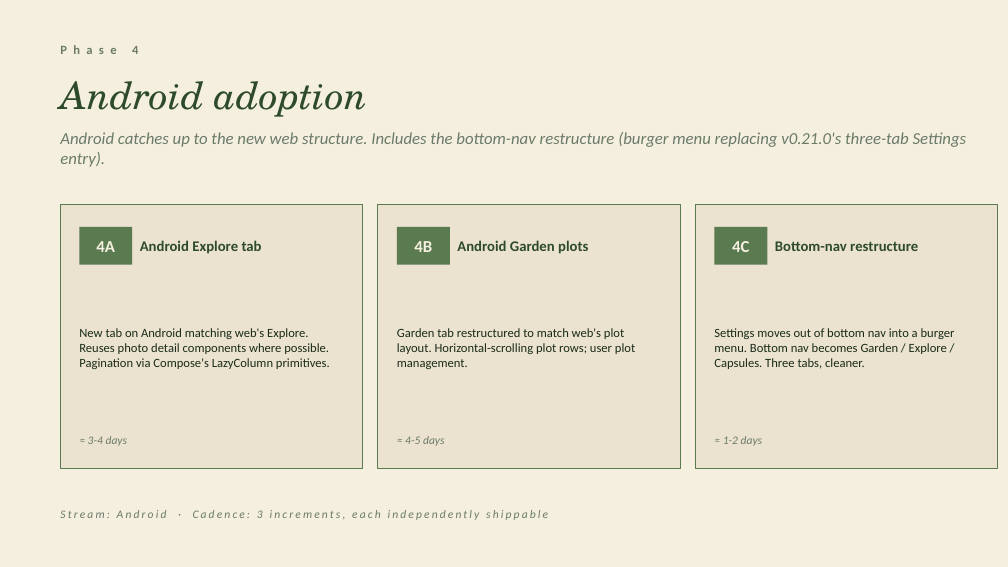
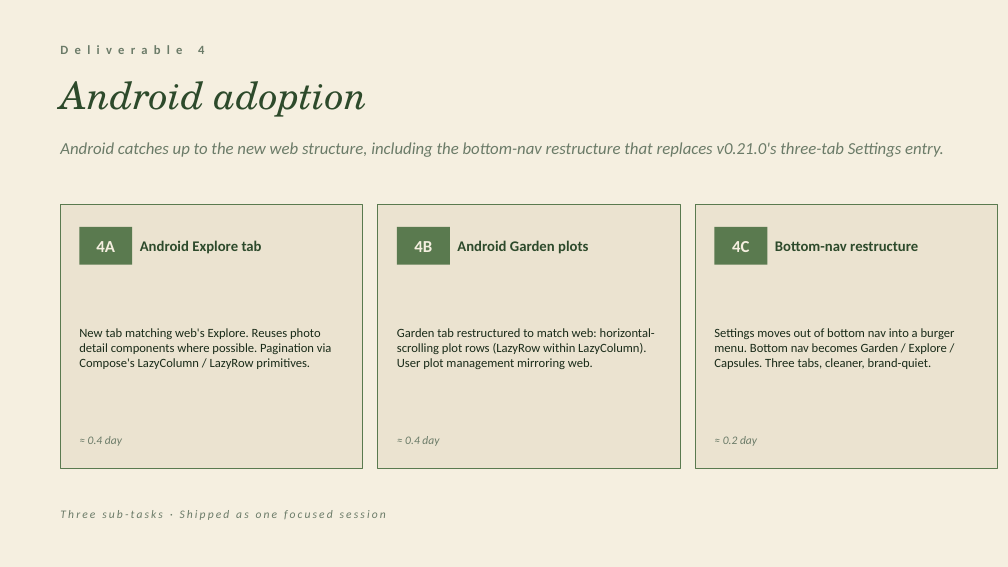
Before and after one commit to bacalv/Heirlooms, a slide deck: slide 9 of docs/presentations/Garden_Explore_Plan.pptx. Drawn at 1008x567 pixels with LibreOffice and Linux fonts; fonts in the diff are those of the drawing. Boxes give left, top, right and bottom in pixels: in the first picture for what was removed or moved away, otherwise in the second. Text is boxed around its words. In the diff, an @@ line names an element or a change of style, - is before the commit and + after.

```diff
--- a/docs/presentations/Garden_Explore_Plan.pptx
+++ b/docs/presentations/Garden_Explore_Plan.pptx
@@ text at [198,46,204,54]: text changed @@
-Phase 4
+Deliverable 4
@@ text at [60,142,944,157]: text changed @@
-Android catches up to the new web structure. Includes the bottom-nav restructure (burger menu replacing v0.21.0's three-tab Settings entry).
+Android catches up to the new web structure, including the bottom-nav restructure that replaces v0.21.0's three-tab Settings entry.
@@ text at [79,328,332,369]: text changed @@
-New tab on Android matching web's Explore. Reuses photo detail components where possible. Pagination via Compose's LazyColumn primitives.
+New tab matching web's Explore. Reuses photo detail components where possible. Pagination via Compose's LazyColumn / LazyRow primitives.
@@ text at [397,328,655,369]: text changed @@
-Garden tab restructured to match web's plot layout. Horizontal-scrolling plot rows; user plot management.
+Garden tab restructured to match web: horizontal-scrolling plot rows (LazyRow within LazyColumn). User plot management mirroring web.
@@ text at [714,328,955,369]: text changed @@
-Settings moves out of bottom nav into a burger menu. Bottom nav becomes Garden / Explore / Capsules. Three tabs, cleaner.
+Settings moves out of bottom nav into a burger menu. Bottom nav becomes Garden / Explore / Capsules. Three tabs, cleaner, brand-quiet.
@@ text at [88,436,122,446]: text changed @@
-≈ 3-4 days
+≈ 0.4 day
@@ text at [405,436,439,446]: text changed @@
-≈ 4-5 days
+≈ 0.4 day
@@ text at [723,436,757,446]: text changed @@
-≈ 1-2 days
+≈ 0.2 day
@@ text at [60,510,386,520]: text changed @@
-Stream: Android · Cadence: 3 increments, each independently shippable
+Three sub-tasks · Shipped as one focused session
```
Also in this commit, not shown: 4 other slides changed, 3 slides added, 2 slides removed.
